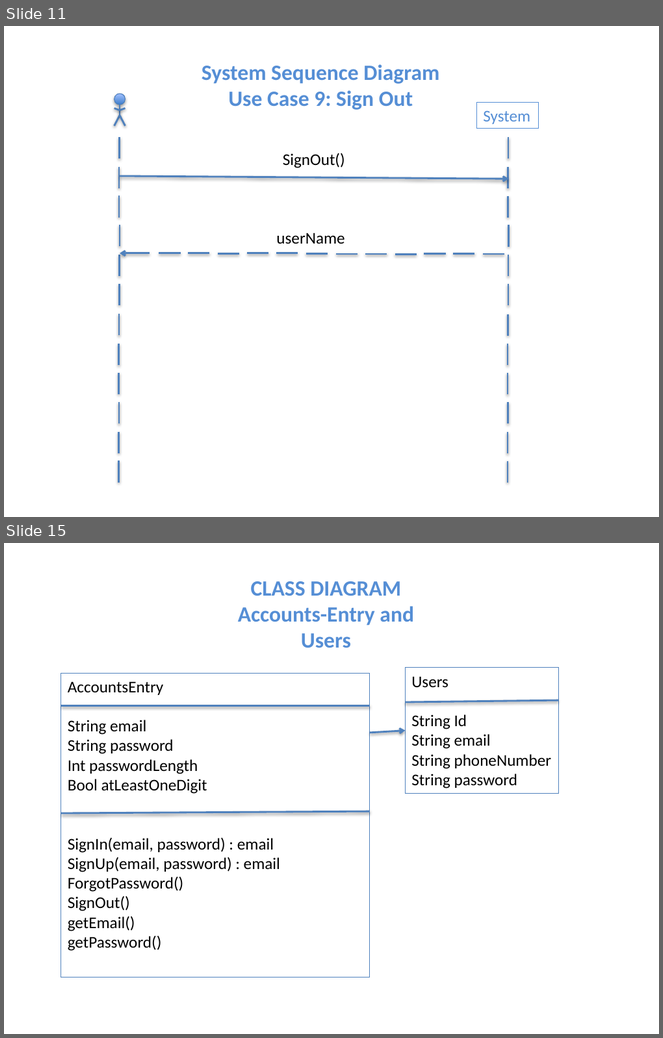
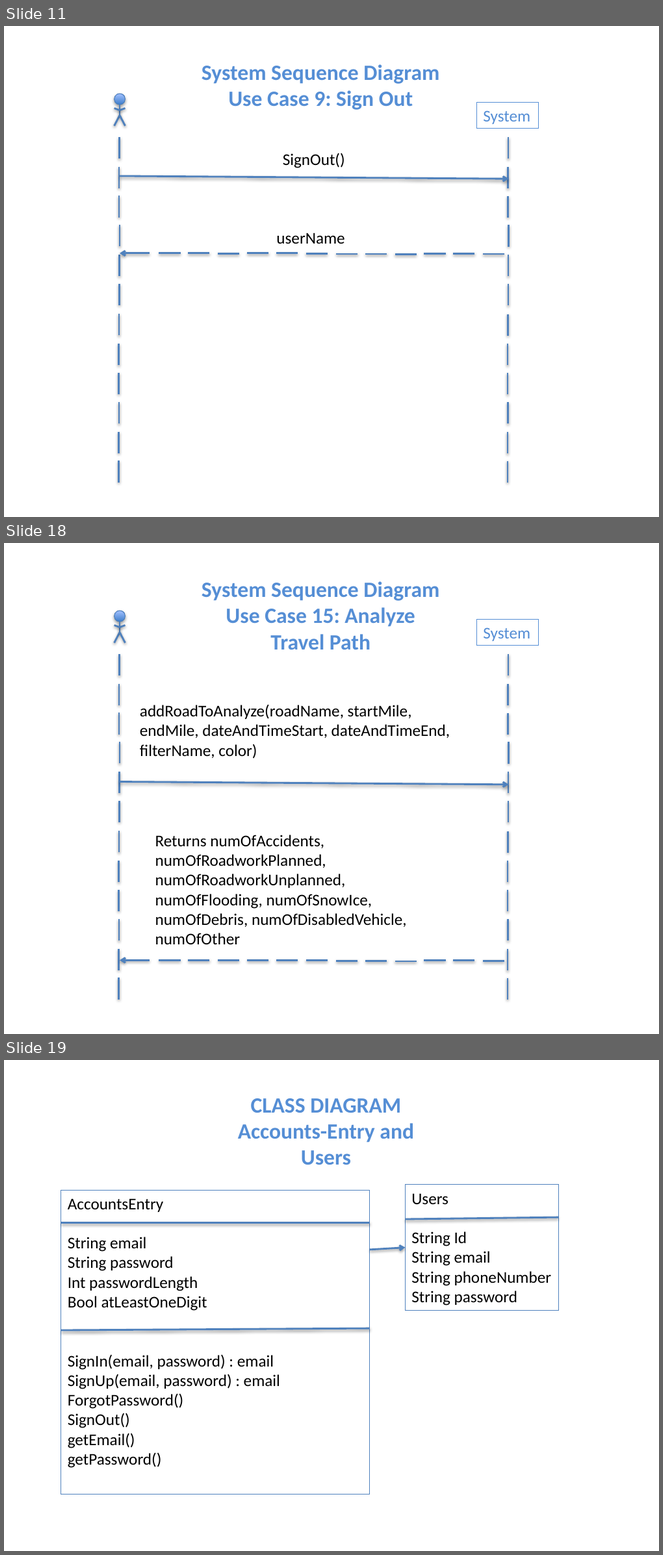
Before and after one commit to niemilkm/csc440-KevinNiemiller, a slide deck: deliverables/iteration3/other/DomainModel_SSD_ClassDiagrams.pptx. Shown one above the other, each under a label of ours: slides 11 and 15 before the commit, slides 11, 18 and 19 after it; the slides between them are not shown. The pictures are 663x1038 and 663x1555 pixels, drawn with LibreOffice and Linux fonts; fonts in the diff are those of the drawing. Boxes give left, top, right and bottom in pixels: in the first picture for what was removed or moved away, otherwise in the second. Text is boxed around its words. In the diff, an @@ line names an element or a change of style, - is before the commit and + after.

```diff
--- a/deliverables/iteration3/other/DomainModel_SSD_ClassDiagrams.pptx
+++ b/deliverables/iteration3/other/DomainModel_SSD_ClassDiagrams.pptx
@@ slide 18 added at box(4, 543, 659, 1034), background #FFFFFF @@
@@ text added at box(202, 581, 440, 650), 24 pt, text #558ED5, bold @@
+System Sequence Diagram
+Use Case 15: Analyze Travel Path
@@ rectangle added at box(477, 619, 539, 645), outline #558ED5 0.75 pt, 18 pt, text #558ED5 @@
+System
@@ group added at box(114, 611, 125, 642): 5 lines, 1 ellipse @@
@@ line added from (119, 654) to (119, 676), #4F81BD 2 pt @@
@@ line added from (508, 654) to (508, 676), #4F81BD 2 pt @@
@@ line added from (119, 684) to (119, 705), #4F81BD 2 pt @@
@@ line added from (508, 684) to (508, 705), #4F81BD 2 pt @@
@@ line added from (119, 713) to (119, 734), #4F81BD 2 pt @@
@@ text added at box(140, 704, 450, 759), 18 pt, text #000000 @@
+addRoadToAnalyze(roadName, startMile, endMile, dateAndTimeStart, dateAndTimeEnd, filterName, color)
@@ line added from (508, 713) to (508, 735), #4F81BD 2 pt @@
@@ line added from (120, 742) to (120, 764), #4F81BD 2 pt @@
@@ line added from (508, 742) to (508, 764), #4F81BD 2 pt @@
@@ line added from (119, 772) to (119, 793), #4F81BD 2 pt @@
@@ line added from (508, 772) to (508, 793), #4F81BD 2 pt @@
@@ arrow added from (120, 782) to (508, 785), #4F81BD 2 pt @@
@@ line added from (119, 800) to (119, 822), #4F81BD 2 pt @@
@@ line added from (508, 801) to (508, 823), #4F81BD 2 pt @@
@@ line added from (119, 832) to (119, 853), #4F81BD 2 pt @@
@@ text added at box(155, 835, 407, 945), 18 pt, text #000000 @@
+Returns numOfAccidents, numOfRoadworkPlanned, numOfRoadworkUnplanned, numOfFlooding, numOfSnowIce, numOfDebris, numOfDisabledVehicle, numOfOther
@@ line added from (508, 832) to (508, 853), #4F81BD 2 pt @@
@@ line added from (118, 861) to (118, 882), #4F81BD 2 pt @@
@@ line added from (508, 861) to (508, 882), #4F81BD 2 pt @@
@@ line added from (118, 890) to (118, 911), #4F81BD 2 pt @@
@@ line added from (508, 890) to (508, 912), #4F81BD 2 pt @@
@@ line added from (119, 919) to (119, 941), #4F81BD 2 pt @@
@@ line added from (508, 920) to (508, 941), #4F81BD 2 pt @@
@@ line added from (118, 949) to (118, 971), #4F81BD 2 pt @@
@@ line added from (508, 949) to (508, 971), #4F81BD 2 pt @@
@@ arrow added from (150, 960) to (120, 960), #4F81BD 2 pt @@
@@ group added at box(159, 960, 504, 962): 12 lines @@
@@ line added from (118, 978) to (118, 1000), #4F81BD 2 pt @@
@@ line added from (508, 978) to (508, 1000), #4F81BD 2 pt @@
@@ what was slide 15 is now slide 19 @@
```
Also in this commit, not shown: 11 slides changed, 10 other slides added, 11 other files.
